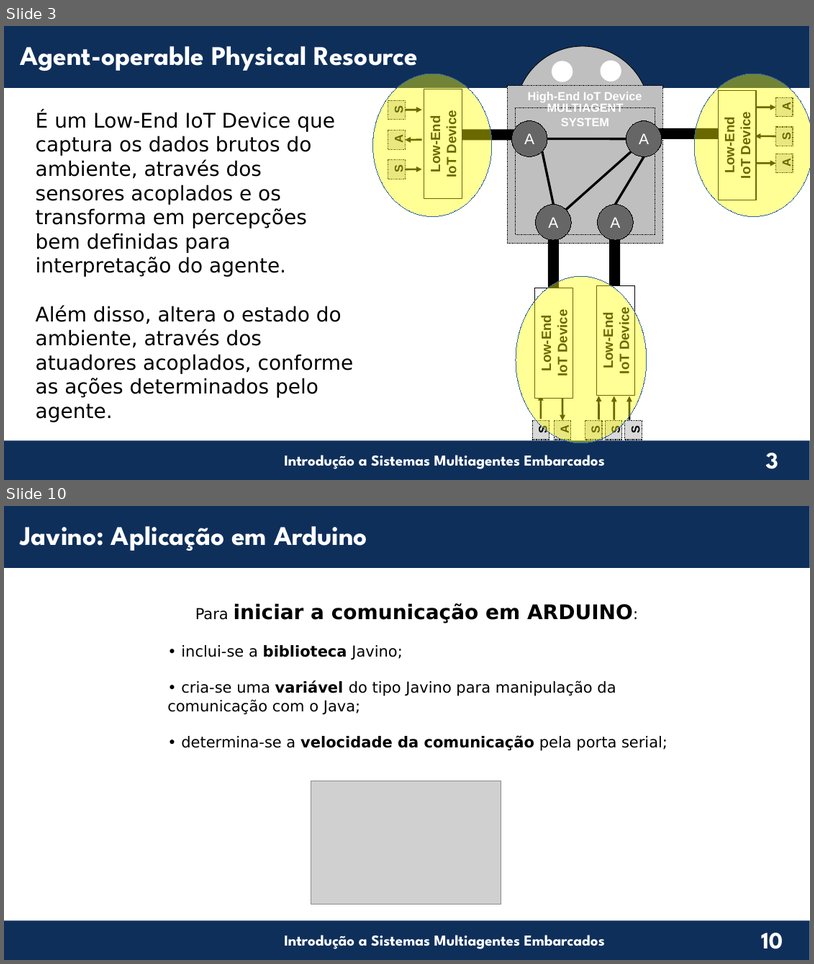
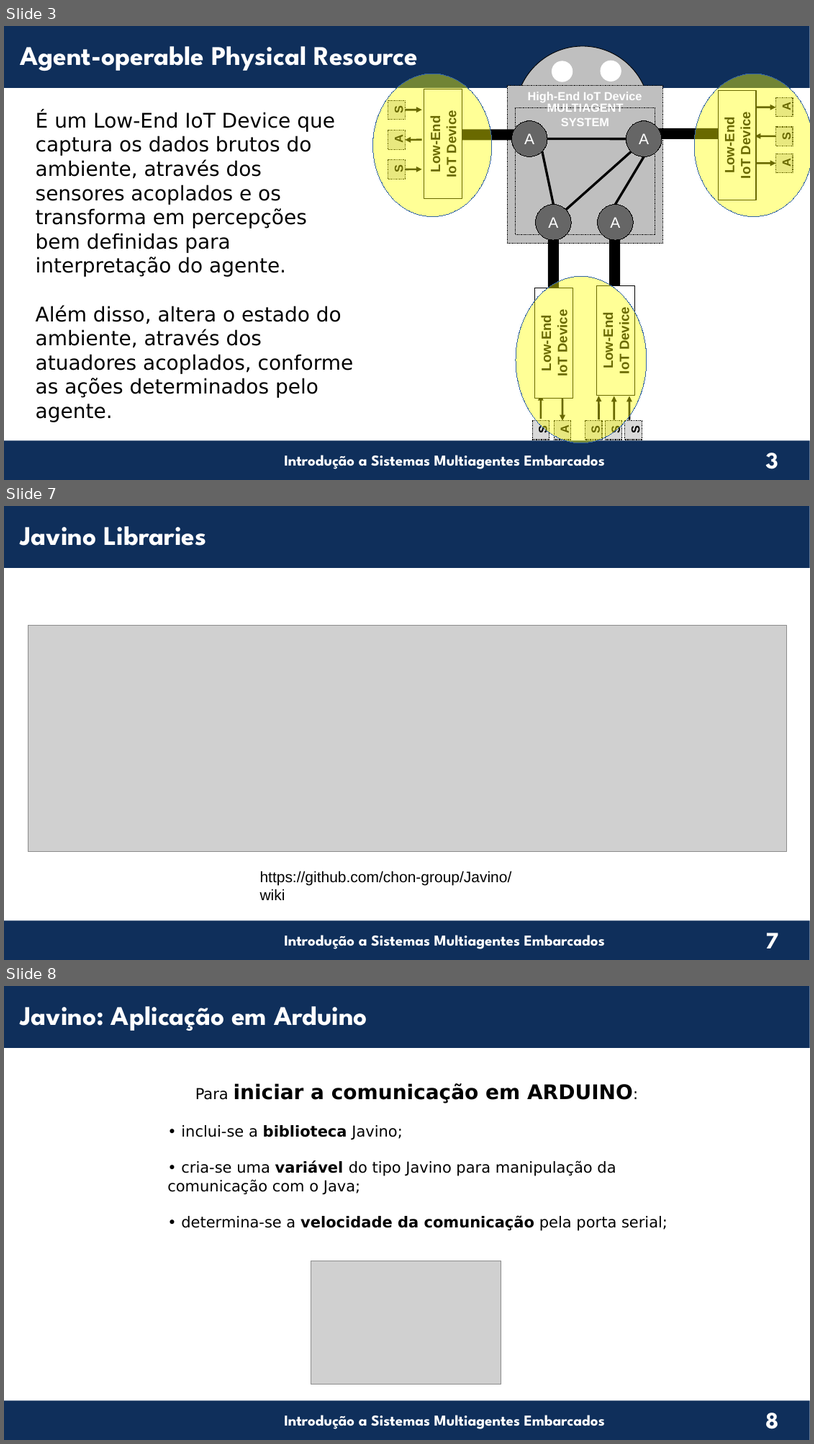
Before and after one commit to chon-group/distributedAndEmbeddedAI, a slide deck: course/11-PhysicalResource/AgentOperablePhysicalResource_20240609.odp. Shown one above the other, each under a label of ours: slides 3 and 10 before the commit, slides 3, 7 and 8 after it; the slides between them are not shown. The pictures are 814x964 and 814x1444 pixels, drawn with LibreOffice and Linux fonts; fonts in the diff are those of the drawing; grey boxes stand for pictures; background and template pictures are left out. Boxes give left, top, right and bottom in pixels: in the first picture for what was removed or moved away, otherwise in the second. Text is boxed around its words. In the diff, an @@ line names an element or a change of style, - is before the commit and + after.

Commit message:
adjusting javino's slides

```diff
--- a/course/11-PhysicalResource/AgentOperablePhysicalResource_20240609.odp
+++ b/course/11-PhysicalResource/AgentOperablePhysicalResource_20240609.odp
@@ slide 7 added at [4, 506, 810, 960], background #FFFFFF; not listed: 4 template elements that a slide beside it also shows @@
@@ text added at [20, 526, 206, 546], 32 pt, text #FFFFFF, bold @@
+Javino Libraries
@@ picture added at [28, 626, 787, 852] @@
@@ text added at [260, 870, 512, 900], 18 pt, text #000000 @@
+https://github.com/chon-group/Javino/wiki
@@ what was slide 10 is now slide 8 @@
@@ page number at [766, 1412, 779, 1429]: text changed @@
-10
+8
```
Also in this commit, not shown: 3 other slides added, 6 slides removed.
